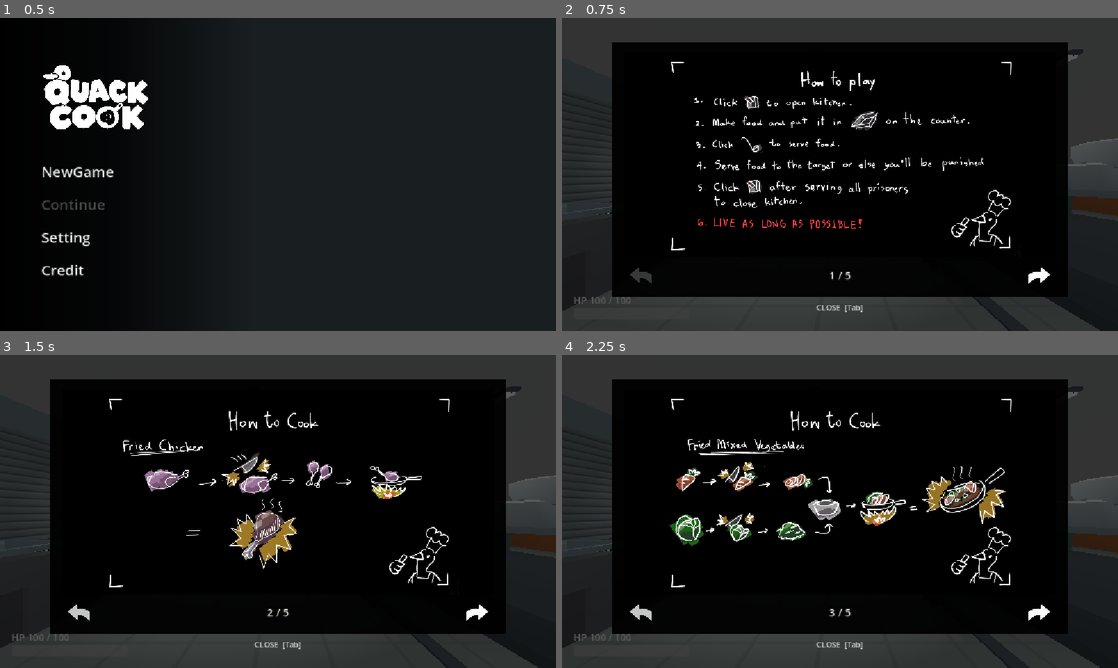
Above: before the commit, frames 1-4 (two rows, left to right).
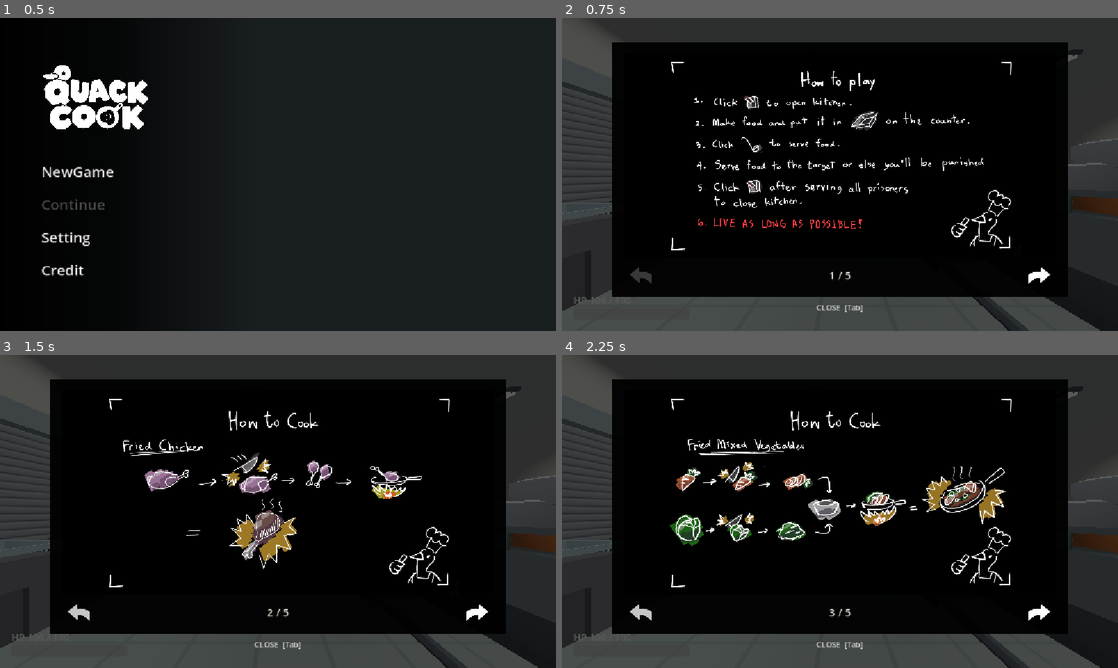
Above: after the commit, the same moments.

Repository: UmmNobody/QuackCook
Game: Godot game, scene res://scenes/ui/main_menu.tscn
The game is run twice, just before and just after one commit, with the same random seed, the same clock (stepped at 60 frames per second) and the same inputs.
Inputs (mouse positions are in pixels of both pictures, inside the frame that each line leads up to):
- Up to frame 1 (0.5 s): no input
- Up to frame 2 (0.75 s): click "NewGame" at 0.5 s
- Up to frame 3 (1.5 s): click (478, 611) at 1.25 s
- Up to frame 4 (2.25 s): click (1040, 611) at 2 s

Frame 1 is identical in both runs. In frame 2, 1.6% of the frame differs, in the area x 0-19%, y 0-100%; in frame 3, 1.6%; in frame 4, 1.6%.

Commit message:
Model : change lighthig
have only 2 light

Diff:
--- a/resources/visuals/kitchen_daylight_sky.tres
+++ b/resources/visuals/kitchen_daylight_sky.tres
@@ -12,8 +12,8 @@
 shader_parameter/sky_sunset = Color(0.32, 0.52, 0.69, 1)
 shader_parameter/horizon_night = Color(0.1, 0.15, 0.2, 1)
 shader_parameter/sky_night = Color(0.05, 0.1, 0.15, 1)
-shader_parameter/day_night_mix = 0.8
-shader_parameter/use_directional_light = true
+shader_parameter/day_night_mix = 1.0
+shader_parameter/use_directional_light = false
 shader_parameter/horizon_exponent = 2.0
 shader_parameter/sunset_amount_exponent = 0.7
 shader_parameter/night_amount_exponent = 4.0
--- a/scenes/main.tscn
+++ b/scenes/main.tscn
@@ -43,6 +43,11 @@
 [sub_resource type="Environment" id="Environment_wp4xf"]
 background_mode = 2
 sky = ExtResource("100_daylight_sky")
+ambient_light_source = 2
+ambient_light_color = Color(0.88, 0.92, 0.96, 1)
+ambient_light_sky_contribution = 0.0
+ambient_light_energy = 0.384
+reflected_light_source = 1
 
 [sub_resource type="Resource" id="Resource_test_wave"]
 script = ExtResource("18_config")
@@ -65,7 +70,7 @@
 [node name="Part_025" parent="Environment/QuackCook_Kitchen" index="22" unique_id=1492324131]
 material_override = ExtResource("floor_tiles_saved")
 
-[node name="RoofCollision" type="StaticBody3D" parent="Environment/QuackCook_Kitchen/Roof_Removable_Slab" index="0" unique_id=1635935972]
+[node name="RoofCollision" type="StaticBody3D" parent="Environment/QuackCook_Kitchen/Roof_Removable_Slab" parent_id_path=PackedInt32Array(2070259630, 836019991) index="0" unique_id=1635935972]
 
 [node name="CollisionShape3D" type="CollisionShape3D" parent="Environment/QuackCook_Kitchen/Roof_Removable_Slab/RoofCollision" unique_id=131838335]
 shape = SubResource("BoxShape3D_roof_only")
@@ -75,10 +80,6 @@
 script = ExtResource("101_shutter")
 animation_player_path = NodePath("../QuackCook_Kitchen/AnimationPlayer")
 
-[node name="DirectionalLight3D" type="DirectionalLight3D" parent="Environment" unique_id=1209547466]
-transform = Transform3D(-0.5735659, -0.759853, 0.30601606, -0.53351504, 0.6299919, 0.5643334, -0.621598, 0.16041821, -0.7667348, 0, 0, 0)
-shadow_enabled = true
-
 [node name="WorldEnvironment" type="WorldEnvironment" parent="Environment" unique_id=2084578373]
 environment = SubResource("Environment_wp4xf")
 
@@ -101,6 +102,34 @@
 transform = Transform3D(-0.041702878, 0, 0.9991301, 0, 1, 0, -0.9991301, 0, -0.041702878, -5.703534, 1.9640274, 5.2812085)
 
 [node name="ExteriorHall" parent="Environment" unique_id=1207768819 instance=ExtResource("102_exterior_hall")]
+
+[node name="RoomLighting" type="Node3D" parent="Environment" unique_id=1072900143]
+
+[node name="KitchenRoomLight" type="SpotLight3D" parent="Environment/RoomLighting" unique_id=1745323825]
+transform = Transform3D(1, 0, 0, 0, 7.54979e-08, 1, 0, -1, 7.54979e-08, 1.7, 6, 0)
+light_color = Color(1, 0.98, 0.95, 1)
+light_energy = 0.466
+shadow_enabled = true
+shadow_bias = 1.0
+shadow_normal_bias = 2.0
+shadow_opacity = 0.0
+spot_range = 15.306865
+spot_attenuation = 0.3
+spot_angle = 88.0
+spot_angle_attenuation = 0.15
+
+[node name="HallRoomLight" type="SpotLight3D" parent="Environment/RoomLighting" unique_id=2111752991]
+transform = Transform3D(1, 0, 0, 0, 7.54979e-08, 1, 0, -1, 7.54979e-08, -11.1, 6, 0)
+light_color = Color(1, 0.98, 0.95, 1)
+light_energy = 0.149
+shadow_enabled = true
+shadow_bias = 1.0
+shadow_normal_bias = 2.0
+shadow_opacity = 0.0
+spot_range = 16.483944
+spot_attenuation = 0.3
+spot_angle = 89.99
+spot_angle_attenuation = 0.15
 
 [node name="Actors" type="Node3D" parent="." unique_id=695234059]
 
--- a/scripts/visuals/kitchen_visual_style.gd
+++ b/scripts/visuals/kitchen_visual_style.gd
@@ -1,10 +1,6 @@
 extends Node3D
 ## Visual-only preset. Does not change gameplay, collision, or imported assets.
 @export var enabled: bool = true
-@export_range(0.0, 1.0) var ambient_strength: float = 0.50
-@export_range(0.0, 3.0) var ceiling_strength: float = 0.70
-@export var shadow_color: Color = Color("dce7ee")
-@export var warm_light_color: Color = Color("fffdf7")
 @export var subtle_prop_outlines: bool = true
 const TOON = preload("res://shaders/kitchen_zip_toon.gdshader")
 var _materials: Dictionary = {}
@@ -18,12 +14,11 @@
 
 func apply_style() -> void:
 	_scope = get_parent()
-	configure_lighting()
 	for node in _scope.find_children("*", "MeshInstance3D", true, false):
 		style_mesh(node)
 	if not get_tree().node_added.is_connected(_on_node_added):
 		get_tree().node_added.connect(_on_node_added)
-	print("KITCHEN_STYLE_READY meshes=", _styled_count, " ceiling_lights=6 shadowed_ceiling_lights=2")
+	print("KITCHEN_STYLE_READY meshes=", _styled_count, " saved_room_lights=2")
 
 func _on_node_added(node: Node) -> void:
 	if node is MeshInstance3D:
@@ -102,56 +97,3 @@
 		mesh.set_surface_override_material(surface, styled)
 	mesh.set_meta("kitchen_styled", true)
 	_styled_count += 1
-
-func configure_lighting() -> void:
-	var world_nodes = _scope.find_children("*", "WorldEnvironment", true, false)
-	var world: WorldEnvironment
-	if world_nodes.is_empty():
-		world = WorldEnvironment.new()
-		add_child(world)
-	else:
-		world = world_nodes[0]
-	var env = world.environment.duplicate() if world.environment != null else Environment.new()
-	env.sky = load("res://resources/visuals/kitchen_daylight_sky.tres")
-	env.background_mode = Environment.BG_SKY
-	env.ambient_light_source = Environment.AMBIENT_SOURCE_COLOR
-	env.ambient_light_color = shadow_color
-	env.ambient_light_energy = ambient_strength
-	env.ambient_light_sky_contribution = 0.0
-	env.reflected_light_source = Environment.REFLECTION_SOURCE_DISABLED
-	env.tonemap_mode = Environment.TONE_MAPPER_LINEAR
-	env.adjustment_enabled = true
-	env.adjustment_saturation = 1.0
-	env.adjustment_contrast = 1.0
-	world.environment = env
-	for sun in _scope.find_children("*", "DirectionalLight3D", true, false):
-		sun.light_color = warm_light_color
-		sun.light_energy = 0.85
-		sun.rotation_degrees = Vector3(-48, -35, 0)
-		sun.shadow_enabled = true
-		sun.shadow_bias = 0.3
-		sun.shadow_normal_bias = 2.0
-	if get_node_or_null("CeilingRig") != null:
-		return
-	var rig = Node3D.new()
-	rig.name = "CeilingRig"
-	add_child(rig)
-	# Lights follow the imported model transform, including its 0.4 import scale.
-	var fixture_meshes = _scope.find_children("Ceiling_Light_Housing*", "MeshInstance3D", true, false)
-	for index in range(fixture_meshes.size()):
-		var fixture: MeshInstance3D = fixture_meshes[index]
-		var lamp = SpotLight3D.new()
-		lamp.name = "Ceiling_%02d" % (index + 1)
-		rig.add_child(lamp)
-		lamp.global_position = fixture.global_transform * fixture.mesh.get_aabb().get_center() + Vector3(0, -0.16, 0)
-		lamp.rotation_degrees.x = -90
-		lamp.light_color = warm_light_color
-		lamp.light_energy = ceiling_strength
-		lamp.light_specular = 0.2
-		lamp.spot_range = 10.0
-		lamp.spot_angle = 72.0
-		lamp.spot_attenuation = 0.6
-		lamp.spot_angle_attenuation = 0.35
-		lamp.shadow_enabled = index in [1, 4]
-		lamp.shadow_bias = 0.3
-		lamp.shadow_normal_bias = 1.5
Not shown, added: docs/TWO_ROOM_LIGHTS.md
